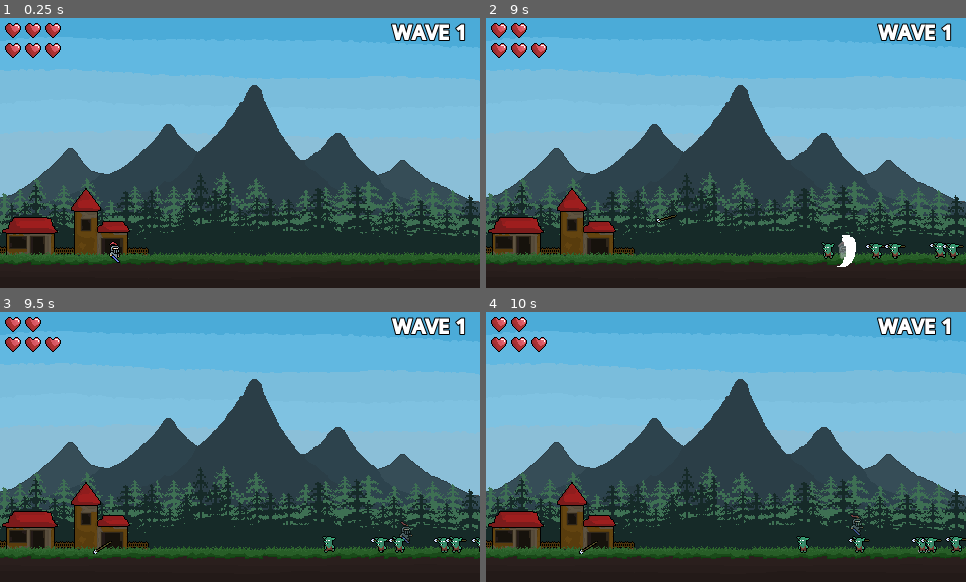
Above: before the commit, frames 1-4 (two rows, left to right).
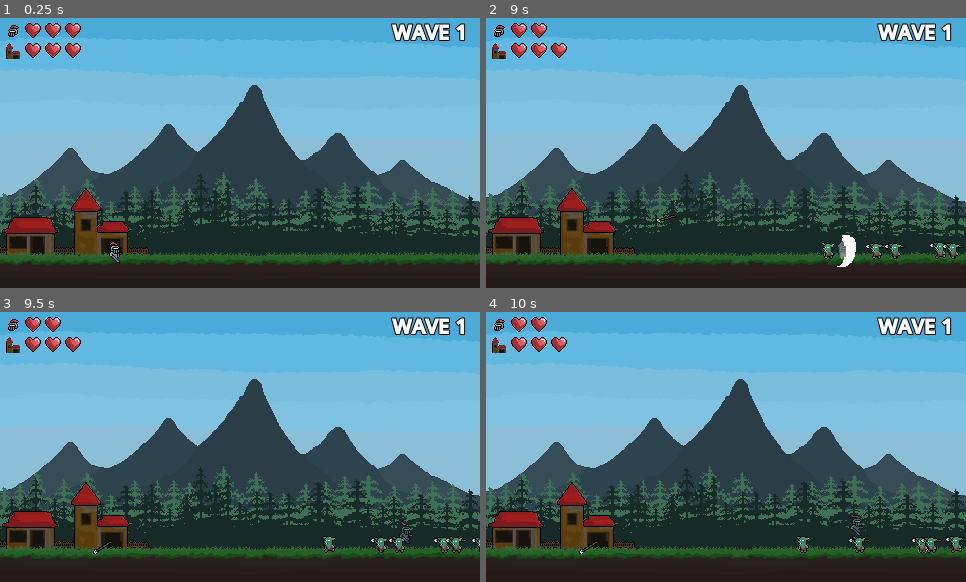
Above: after the commit, the same moments.

Repository: RadoslawG123/WavesOfMonsters
Game: Godot game, scene res://Scenes/main.tscn
Same seed, same stepped clock (60 frames per second), same inputs: the game is played once before the commit and once after it.
Inputs:
- Up to frame 1 (0.25 s): no input
- Up to frame 2 (9 s): hold D (RightMove) 0.53-2.03 s; tap Space (Attack) every 0.75 s from 0.6 to 8.85 s; tap W (Jump) at 0.77, 1.52, 3.02, 3.77, 4.52, 6.02, 6.77, 7.52 s; hold A (LeftMove) 2.03-2.78 s; hold D (RightMove) 2.78-4.28 s; hold A (LeftMove) 4.28-5.03 s; hold D (RightMove) 5.03-5.78 s; hold A (LeftMove) 5.78-7.28 s; hold D (RightMove) from 7.28 s (still down)
- Up to frame 3 (9.5 s): keep holding D (RightMove); tap W (Jump) at 9.02 s
- Up to frame 4 (10 s): release D (RightMove) at 9.53 s; hold A (LeftMove) from 9.53 s (still down); tap Space (Attack) at 9.6 s; tap W (Jump) at 9.77 s

The runs differ from the first frame. In frame 1, 0.5% of the frame differs, in the area x 1-17%, y 1-16%; in frame 2, 0.5%; in frame 3, 0.5%; in frame 4, 0.5%.

Commit message:
Add icons (player, village) next to hearts in UI.

Diff:
--- a/Scenes/UI.tscn
+++ b/Scenes/UI.tscn
@@ -2,6 +2,8 @@
 
 [ext_resource type="Script" uid="uid://b0l20po7xehj6" path="res://Scripts/Others/ui.gd" id="1_nxvpl"]
 [ext_resource type="Texture2D" uid="uid://b3kb7niaxn8hl" path="res://Assets/UI/Heart_v2.png" id="2_dewlx"]
+[ext_resource type="Texture2D" uid="uid://c7w1461iup6ar" path="res://Assets/Icons/PlayerIcon.png" id="2_hfhsn"]
+[ext_resource type="Texture2D" uid="uid://odio1moa5q4u" path="res://Assets/Icons/VillageIcon.png" id="4_qwshj"]
 
 [node name="UI" type="CanvasLayer" unique_id=1011506329]
 script = ExtResource("1_nxvpl")
@@ -34,6 +36,11 @@
 unique_name_in_owner = true
 layout_mode = 2
 
+[node name="TextureRect" type="TextureRect" parent="Control/MarginContainer/MarginContainer1/AllHeartsContainer/PlayerHeartsContainer" unique_id=1232778295]
+layout_mode = 2
+texture = ExtResource("2_hfhsn")
+expand_mode = 2
+
 [node name="Heart1" type="TextureRect" parent="Control/MarginContainer/MarginContainer1/AllHeartsContainer/PlayerHeartsContainer" unique_id=2126812237]
 layout_mode = 2
 size_flags_horizontal = 0
@@ -55,6 +62,11 @@
 [node name="VillageHeartsContainer" type="HBoxContainer" parent="Control/MarginContainer/MarginContainer1/AllHeartsContainer" unique_id=307045177]
 unique_name_in_owner = true
 layout_mode = 2
+
+[node name="TextureRect" type="TextureRect" parent="Control/MarginContainer/MarginContainer1/AllHeartsContainer/VillageHeartsContainer" unique_id=319750073]
+layout_mode = 2
+texture = ExtResource("4_qwshj")
+expand_mode = 2
 
 [node name="Heart1" type="TextureRect" parent="Control/MarginContainer/MarginContainer1/AllHeartsContainer/VillageHeartsContainer" unique_id=946412085]
 layout_mode = 2
Binary file added: Assets/Icons/PlayerIcon.png
Not shown, added: Assets/Icons/PlayerIcon.png.import
Binary file added: Assets/Icons/VillageIcon.png
Not shown, added: Assets/Icons/VillageIcon.png.import
